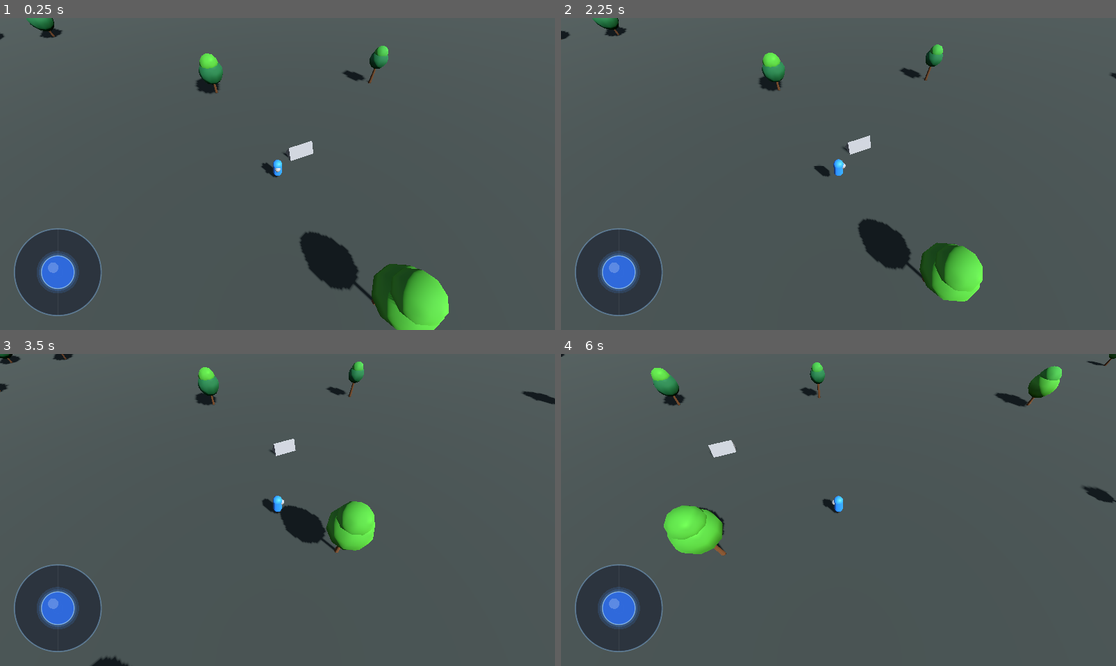
Above: before the commit, frames 1-4 (two rows, left to right).
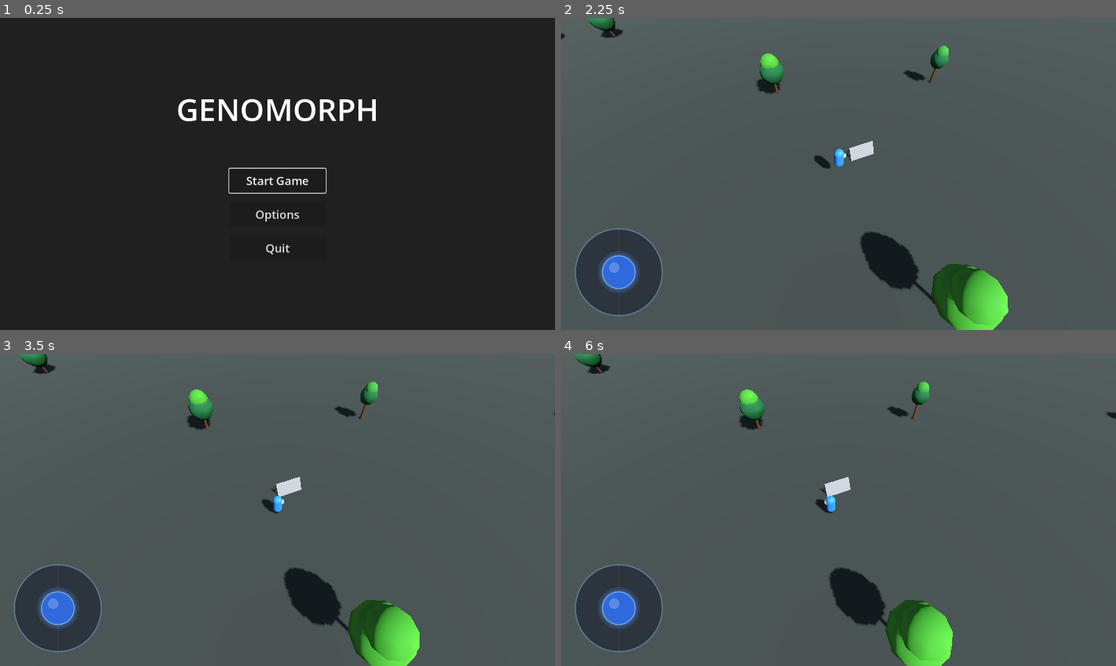
Above: after the commit, the same moments.

Repository: TradsKraken/GENOMORPH-
Game: Godot game, scene res://main_menu.tscn
Two runs of this game, one before a commit and one after it. Both use one fixed random seed, a clock stepped at 60 frames per second and the inputs below. Before the commit the project starts from res://node_3d.tscn.
Inputs (mouse positions are in pixels of both pictures, inside the frame that each line leads up to):
- Up to frame 1 (0.25 s): no input
- Up to frame 2 (2.25 s): click (838, 214) at 0.5 s, where only the run after the commit has a clickable "Options"; click (838, 180) at 1.25 s, where only the run after the commit has a clickable "Start Game"; tap Enter (ui_accept) at 2 s; move the mouse to (960, 158) at 2.02 s; hold Right (ui_right) from 2.03 s (still down); hold Enter (ui_accept) from 2.03 s (still down); click (960, 158) at 2.17 s
- Up to frame 3 (3.5 s): release Right (ui_right) at 2.75 s; release Enter (ui_accept) at 2.75 s; drag from (166, 525) to (249, 572) at 2.77 s
- Up to frame 4 (6 s): move the mouse to (894, 441) at 3.52 s; hold Right (ui_right) 3.53-4.25 s; hold Enter (ui_accept) 3.53-4.25 s; click (894, 441) at 3.67 s; drag from (810, 572) to (672, 463) at 4.27 s; move the mouse to (1005, 556) at 5.02 s; hold Left (ui_left) 5.03-5.75 s; hold Enter (ui_accept) 5.03-5.75 s; click (1005, 556) at 5.17 s; drag from (672, 463) to (755, 432) at 5.77 s

The runs differ from the first frame. In frame 1, 98% of the frame differs, in the area x 0-100%, y 0-100%; in frame 2, 5.2%; in frame 3, 7.5%; in frame 4, 7.7%.

Commit message:
feat: implement main menu scene and set it as the default entry point

Diff:
--- a/camera_3d.gd
+++ b/camera_3d.gd
@@ -29,6 +29,8 @@
 # ── Private ──────────────────────────────────────────────────────────────────
 
 var _player: Node3D = null
+var _last_ground_y: float = 0.0
+var _target_ground_y: float = 0.0
 
 # ── Lifecycle ────────────────────────────────────────────────────────────────
 
@@ -48,6 +50,9 @@
 		push_warning("Camera3D: No player found. Set 'player_path' or add the player to the 'player' group.")
 		return
 
+	_last_ground_y = _player.global_position.y
+	_target_ground_y = _player.global_position.y
+
 	# Snap to position immediately on the first frame.
 	_apply_position(1.0)
 
@@ -55,6 +60,17 @@
 func _process(delta: float) -> void:
 	if _player == null:
 		return
+
+	if _player is CharacterBody3D:
+		if _player.is_on_floor():
+			_target_ground_y = _player.global_position.y
+		elif _player.global_position.y < _target_ground_y:
+			_target_ground_y = _player.global_position.y
+	else:
+		_target_ground_y = _player.global_position.y
+
+	_last_ground_y = lerp(_last_ground_y, _target_ground_y, 10.0 * delta)
+
 	_apply_position(follow_speed * delta)
 
 
@@ -67,14 +83,19 @@
 	var tilt_rad := deg_to_rad(tilt_degrees)
 	var z_offset := height * tan(tilt_rad) + distance_back
 
-	var target_pos := _player.global_position + Vector3(
+	var ground_pos := _player.global_position
+	ground_pos.y = _last_ground_y
+
+	var offset := Vector3(
 		horizontal_offset,
 		height,
 		z_offset
 	)
+	var target_pos := ground_pos + offset
 
 	global_position = global_position.lerp(target_pos, clampf(weight, 0.0, 1.0))
 
-	# look_at ensures the player is always in the exact screen center
-	# regardless of tilt angle or distance settings.
-	look_at(_player.global_position, Vector3.UP)
+	# To prevent the camera from swiveling/tilting when the player moves,
+	# we look at a point relative to the camera's CURRENT position.
+	# This keeps the camera angle completely rigid while it slides into place.
+	look_at(global_position - offset, Vector3.UP)
--- /dev/null
+++ b/main_menu.gd
@@ -0,0 +1,15 @@
+extends Control
+
+func _ready() -> void:
+	# Focus the first button automatically so keyboard/controller navigation works
+	$MarginContainer/VBoxContainer/StartButton.grab_focus()
+
+func _on_start_button_pressed() -> void:
+	# Change to your game scene.
+	get_tree().change_scene_to_file("res://node_3d.tscn")
+
+func _on_options_button_pressed() -> void:
+	print("Open Options Menu")
+
+func _on_quit_button_pressed() -> void:
+	get_tree().quit()
--- /dev/null
+++ b/main_menu.tscn
@@ -0,0 +1,73 @@
+[gd_scene format=3 uid="uid://d2ltv12pf31fq"]
+
+[ext_resource type="Script" uid="uid://rvt83r5uoink" path="res://main_menu.gd" id="1_menu_script"]
+
+[node name="MainMenu" type="Control" unique_id=1160106591]
+layout_mode = 3
+anchors_preset = 15
+anchor_right = 1.0
+anchor_bottom = 1.0
+grow_horizontal = 2
+grow_vertical = 2
+script = ExtResource("1_menu_script")
+
+[node name="Background" type="ColorRect" parent="." unique_id=59594016]
+layout_mode = 1
+anchors_preset = 15
+anchor_right = 1.0
+anchor_bottom = 1.0
+grow_horizontal = 2
+grow_vertical = 2
+color = Color(0.12549, 0.12549, 0.12549, 1)
+
+[node name="MarginContainer" type="MarginContainer" parent="." unique_id=1596435437]
+layout_mode = 1
+anchors_preset = 15
+anchor_right = 1.0
+anchor_bottom = 1.0
+grow_horizontal = 2
+grow_vertical = 2
+theme_override_constants/margin_left = 120
+theme_override_constants/margin_top = 80
+theme_override_constants/margin_right = 120
+theme_override_constants/margin_bottom = 80
+
+[node name="VBoxContainer" type="VBoxContainer" parent="MarginContainer" unique_id=582544253]
+layout_mode = 2
+theme_override_constants/separation = 20
+alignment = 1
+
+[node name="TitleLabel" type="Label" parent="MarginContainer/VBoxContainer" unique_id=1306163730]
+layout_mode = 2
+theme_override_font_sizes/font_size = 64
+text = "GENOMORPH"
+horizontal_alignment = 1
+
+[node name="Control" type="Control" parent="MarginContainer/VBoxContainer" unique_id=1444834084]
+custom_minimum_size = Vector2(0, 40)
+layout_mode = 2
+
+[node name="StartButton" type="Button" parent="MarginContainer/VBoxContainer" unique_id=868535112]
+custom_minimum_size = Vector2(200, 50)
+layout_mode = 2
+size_flags_horizontal = 4
+theme_override_font_sizes/font_size = 24
+text = "Start Game"
+
+[node name="OptionsButton" type="Button" parent="MarginContainer/VBoxContainer" unique_id=336014075]
+custom_minimum_size = Vector2(200, 50)
+layout_mode = 2
+size_flags_horizontal = 4
+theme_override_font_sizes/font_size = 24
+text = "Options"
+
+[node name="QuitButton" type="Button" parent="MarginContainer/VBoxContainer" unique_id=1653415835]
+custom_minimum_size = Vector2(200, 50)
+layout_mode = 2
+size_flags_horizontal = 4
+theme_override_font_sizes/font_size = 24
+text = "Quit"
+
+[connection signal="pressed" from="MarginContainer/VBoxContainer/StartButton" to="." method="_on_start_button_pressed"]
+[connection signal="pressed" from="MarginContainer/VBoxContainer/OptionsButton" to="." method="_on_options_button_pressed"]
+[connection signal="pressed" from="MarginContainer/VBoxContainer/QuitButton" to="." method="_on_quit_button_pressed"]
--- a/player.gd
+++ b/player.gd
@@ -6,7 +6,7 @@
 # ── Inspector exports ────────────────────────────────────────────────────────
 
 ## Movement speed in units per second.
-@export var speed: float = 7.0
+@export var speed: float = 2.0
 
 ## How fast the player accelerates to full speed.
 @export var acceleration: float = 20.0
@@ -20,11 +20,11 @@
 ## Upward velocity applied when jumping.
 @export var jump_velocity: float = 8.0
 
-## Extra forward momentum added when jumping (the frog leap).
-@export var jump_forward_boost: float = 8.0
-
 ## Whether the mesh rotates to face the movement direction.
 @export var rotate_to_movement: bool = true
+
+## Extra forward momentum added when jumping forward.
+@export var jump_forward_boost: float = 8.0
 
 ## How fast the mesh rotates toward the movement direction (degrees/sec).
 @export var rotation_speed: float = 720.0
@@ -67,19 +67,18 @@
 	# Map 2-D input → 3-D world XZ direction.
 	var direction := Vector3(raw_input.x, 0.0, raw_input.y).normalized()
 
-	# ── Movement / Hopping ────────────────────────────────────────────────────
+	# ── Movement / Walking ────────────────────────────────────────────────────
 	if direction != Vector3.ZERO:
 		if is_on_floor():
-			# Initiate a hop when there is movement input and we are on the ground
-			velocity.y = jump_velocity
-			velocity.x = direction.x * speed
-			velocity.z = direction.z * speed
+			# Walk on the ground
+			velocity.x = move_toward(velocity.x, direction.x * speed, acceleration * delta)
+			velocity.z = move_toward(velocity.z, direction.z * speed, acceleration * delta)
 		else:
-			# Slight air control to allow adjusting trajectory while hopping
+			# Slight air control to allow adjusting trajectory while jumping
 			velocity.x = move_toward(velocity.x, direction.x * speed, acceleration * 0.2 * delta)
 			velocity.z = move_toward(velocity.z, direction.z * speed, acceleration * 0.2 * delta)
 	else:
-		# Apply friction to stop when no input or upon landing
+		# Apply friction to stop when no input
 		var current_friction := friction if is_on_floor() else friction * 0.1
 		velocity.x = move_toward(velocity.x, 0.0, current_friction * delta)
 		velocity.z = move_toward(velocity.z, 0.0, current_friction * delta)
@@ -91,12 +90,12 @@
 		var max_step := deg_to_rad(rotation_speed) * delta
 		rotation.y = rotate_toward(current_angle, target_angle, max_step)
 
-	# ── Jumping (Frog Leap) ──────────────────────────────────────────────────
-	if Input.is_action_just_pressed("ui_accept") and is_on_floor():
+	# ── Jumping ──────────────────────────────────────────────────────────────
+	if Input.is_action_pressed("ui_accept") and is_on_floor():
 		velocity.y = jump_velocity
-		# Leap forward in the direction the player is currently facing
-		var facing := Vector3(sin(rotation.y), 0.0, cos(rotation.y)).normalized()
-		velocity.x += facing.x * jump_forward_boost
-		velocity.z += facing.z * jump_forward_boost
+		if direction != Vector3.ZERO:
+			# Jump forward in the movement direction
+			velocity.x = direction.x * (speed + jump_forward_boost)
+			velocity.z = direction.z * (speed + jump_forward_boost)
 
 	move_and_slide()
--- a/project.godot
+++ b/project.godot
@@ -11,8 +11,8 @@
 [application]
 
 config/name="Controls"
-run/main_scene="res://node_3d.tscn"
-config/features=PackedStringArray("4.6", "Mobile")
+run/main_scene="res://main_menu.tscn"
+config/features=PackedStringArray("4.7", "Mobile")
 config/icon="res://icon.svg"
 
 [physics]
@@ -23,3 +23,7 @@
 
 rendering_device/driver.windows="d3d12"
 renderer/rendering_method="mobile"
+
+[input_devices]
+
+pointing/emulate_touch_from_mouse=true
Not shown, added: main_menu.gd.uid
